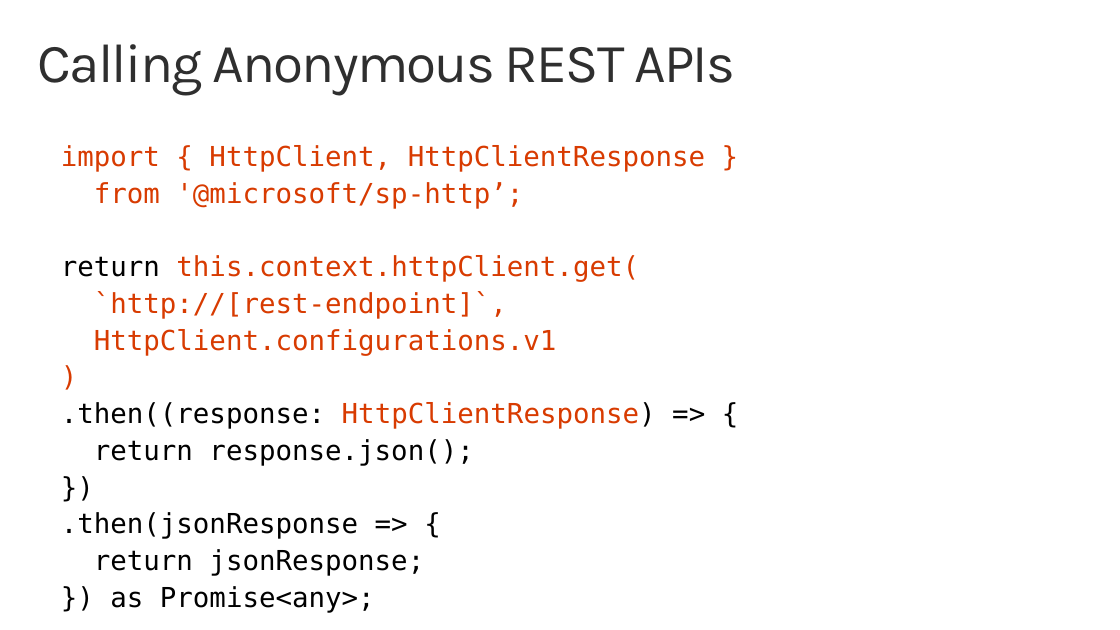
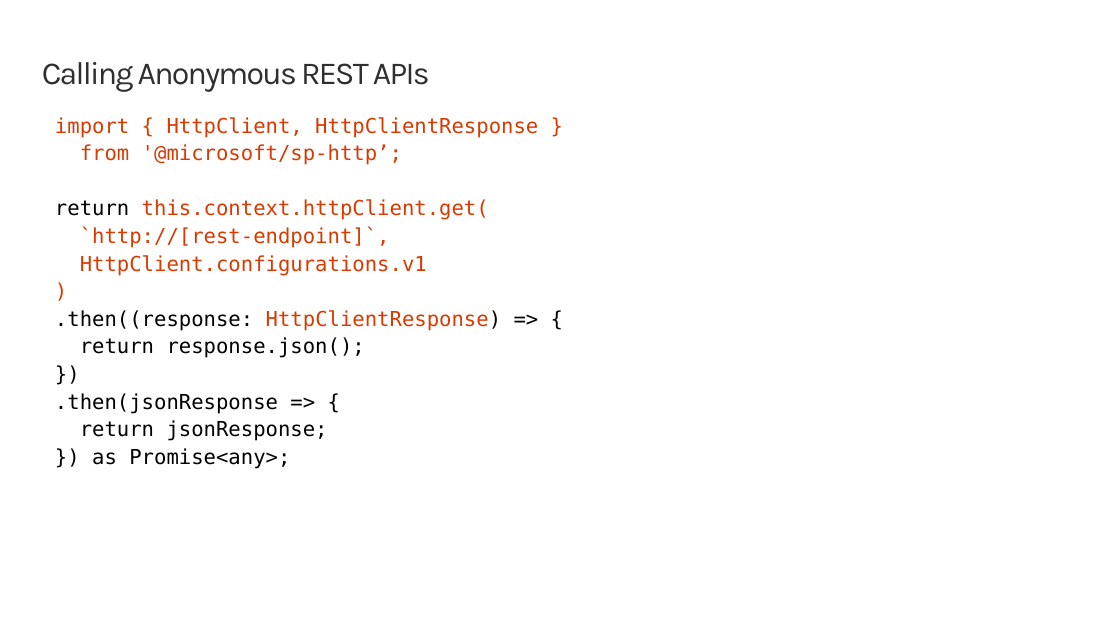
Before and after one commit to SharePoint/sp-dev-training-spfx-graph-3rdpartyapis, a slide deck: slide 5 of 01 httpclient.pptx. Drawn at 1120x630 pixels with LibreOffice and Linux fonts; fonts in the diff are those of the drawing; background and template pictures are left out. Boxes give left, top, right and bottom in pixels: in the first picture for what was removed or moved away, otherwise in the second. Text is boxed around its words. In the diff, an @@ line names an element or a change of style, - is before the commit and + after.

```diff
--- a/01 httpclient.pptx
+++ b/01 httpclient.pptx
@@ title "Calling Anonymous REST APIs": place and size @@
-title "Calling Anonymous REST APIs" at bbox=[38, 44, 735, 96]
+title "Calling Anonymous REST APIs" at bbox=[42, 62, 430, 92]
@@ title "Calling Anonymous REST APIs" at bbox=[42, 62, 430, 92]: size 48 to 28 pt @@
@@ text "import { HttpClient, HttpClientResponse }": place and size @@
-text "import { HttpClient, HttpClientResponse }" at bbox=[61, 145, 705, 613]
+text "import { HttpClient, HttpClientResponse }" at bbox=[55, 117, 538, 469]
@@ text "import { HttpClient, HttpClientResponse }" at bbox=[55, 117, 538, 469]: size 24 to 18 pt; less space between paragraphs @@
```
Also in this commit, not shown: 2 other slides changed, 1 other file.
